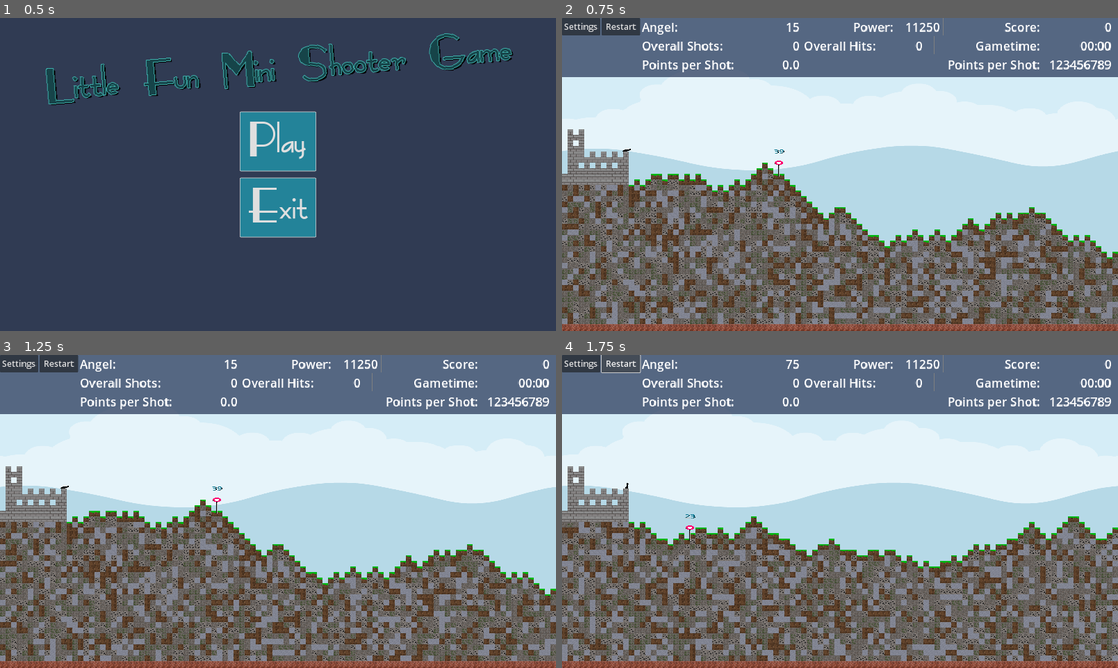
Above: before the commit, frames 1-4 (two rows, left to right).
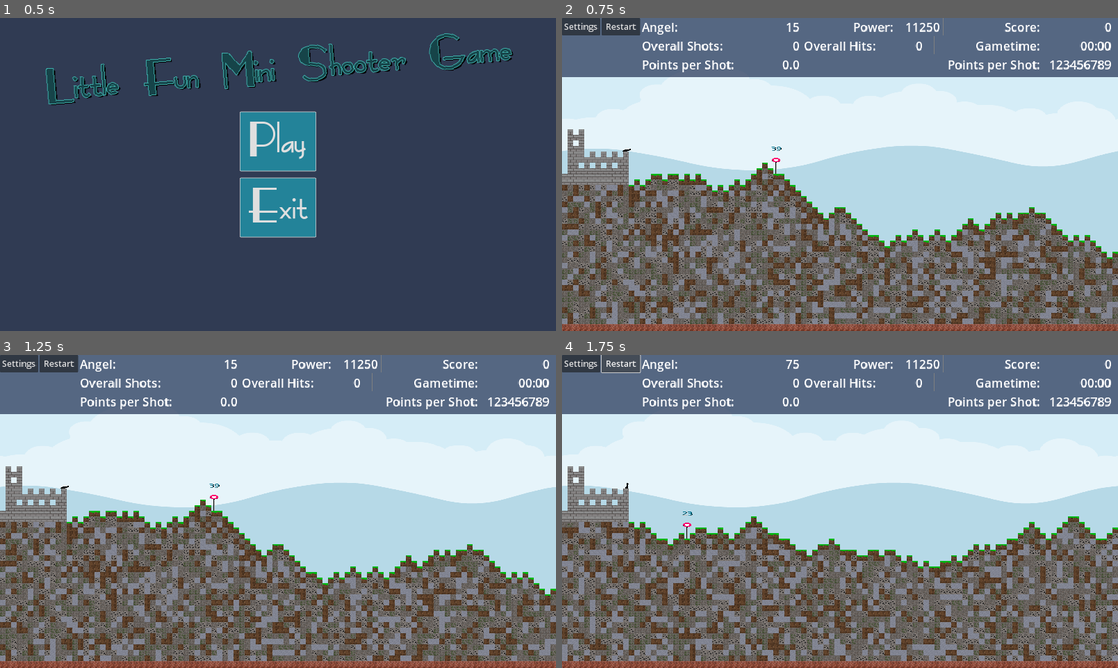
Above: after the commit, the same moments.

Repository: Coding-4Fun/Just4Fun_Mini_Shootergame
Game: Godot game, scene res://UI/MainMenuUI.tscn
The game is run twice, just before and just after one commit, with the same random seed, the same clock (stepped at 60 frames per second) and the same inputs.
Inputs:
- Up to frame 1 (0.5 s): no input
- Up to frame 2 (0.75 s): click "Play" at 0.5 s
- Up to frame 3 (1.25 s): no input
- Up to frame 4 (1.75 s): click "Restart" at 1.25 s

Frame 1 is identical in both runs. In frame 2, less than 0.1% of the frame differs, in the area x 37-40%, y 41-51%; in frame 3, less than 0.1%; in frame 4, less than 0.1%.

Commit message:
Fix: Spawnposition

Diff:
--- a/DummyTarget/DummyTargetGroupNode.gd
+++ b/DummyTarget/DummyTargetGroupNode.gd
@@ -33,7 +33,8 @@
 			break
 
 	var posi = Preloads.Map.map_to_local(tile_coord)
-	posi.x += 8
+	# posi.x += 8
+	posi.y -= Preloads.Map.tile_set.tile_size.y / 2
 
 	target = Preloads.DummyTarget.instantiate()
 	target.position = posi
